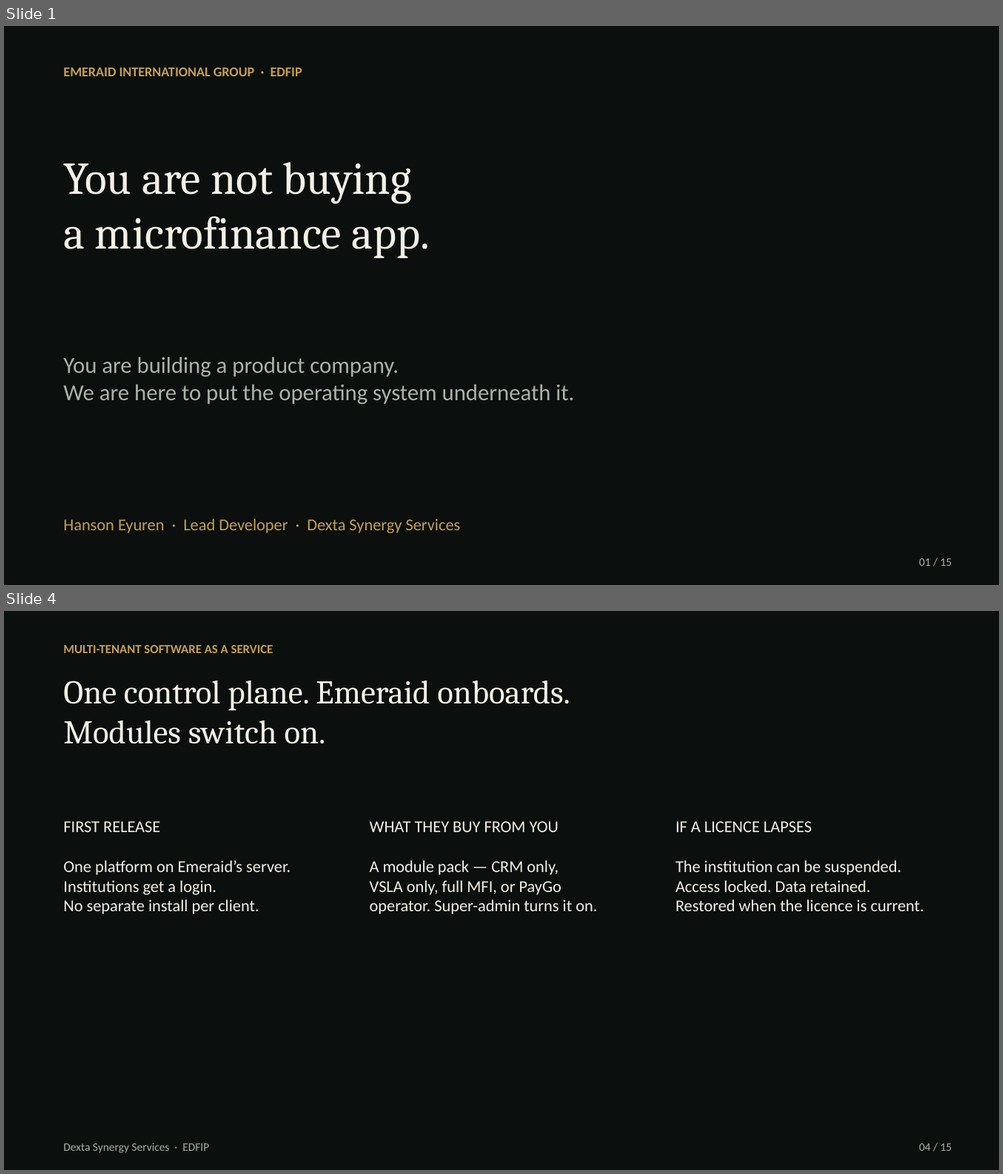
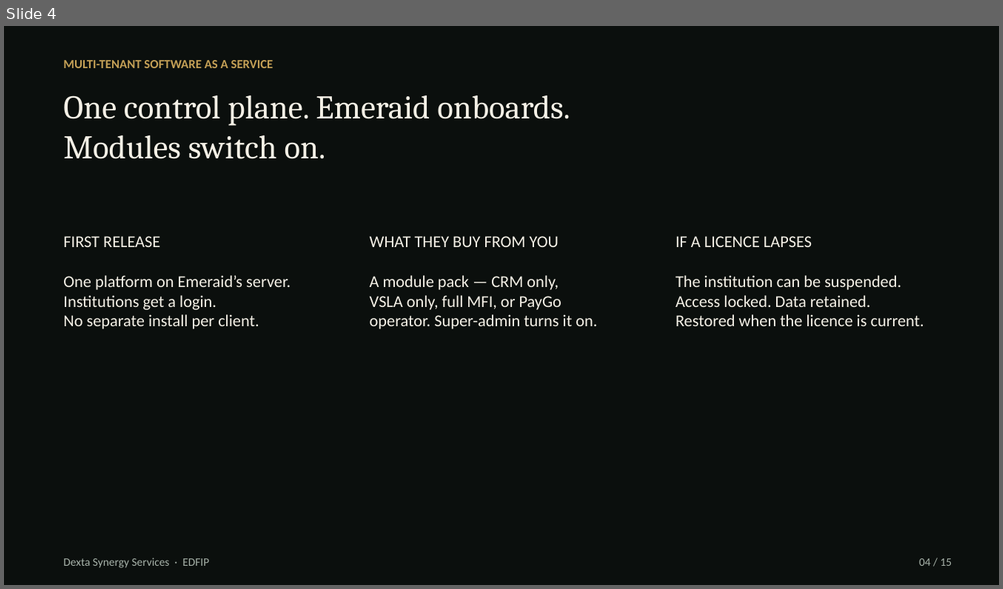
Before and after one commit to hanson1997/test, a slide deck: edfip-screening/EDFIP_Screening_Dexta.pptx. Shown one above the other, each under a label of ours: slides 1 and 4 before the commit, slide 4 after it; the slides between them are not shown. The pictures are 1003x1174 and 1003x589 pixels, drawn with LibreOffice and Linux fonts; fonts in the diff are those of the drawing. Boxes give left, top, right and bottom in pixels: in the first picture for what was removed or moved away, otherwise in the second. Text is boxed around its words. In the diff, an @@ line names an element or a change of style, - is before the commit and + after.

```diff
--- a/edfip-screening/EDFIP_Screening_Dexta.pptx
+++ b/edfip-screening/EDFIP_Screening_Dexta.pptx
@@ slide 1 removed at bbox=[4, 26, 999, 585], background #FFFFFF @@
@@ rectangle removed at bbox=[4, 26, 999, 585] @@
@@ text removed at bbox=[63, 67, 302, 76] @@
-EMERAID INTERNATIONAL GROUP · EDFIP
@@ text removed at bbox=[63, 162, 430, 258] @@
-You are not buying
-a microfinance app.
@@ text removed at bbox=[63, 357, 574, 405] @@
-You are building a product company.
-We are here to put the operating system underneath it.
@@ text removed at bbox=[63, 519, 461, 534] @@
-Hanson Eyuren · Lead Developer · Dexta Synergy Services
@@ text removed at bbox=[919, 559, 952, 566] @@
-01 / 15
```
Also in this commit, not shown: 1 slide changed, 2 slides added, 1 other slide removed, 4 other files.
